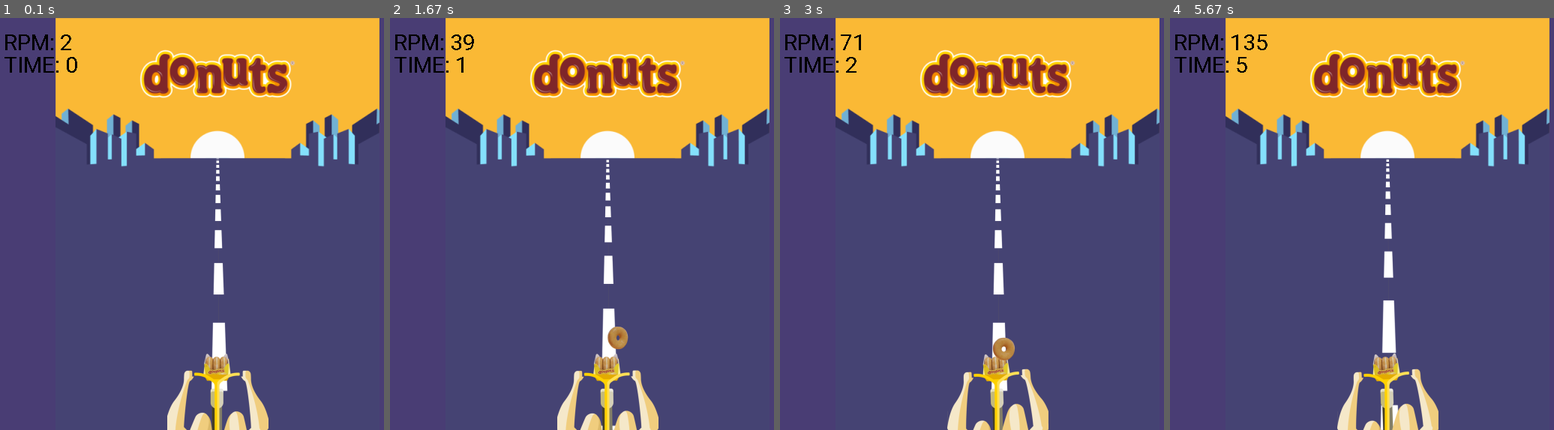
Above: before the commit, frames 1-4 (left to right).
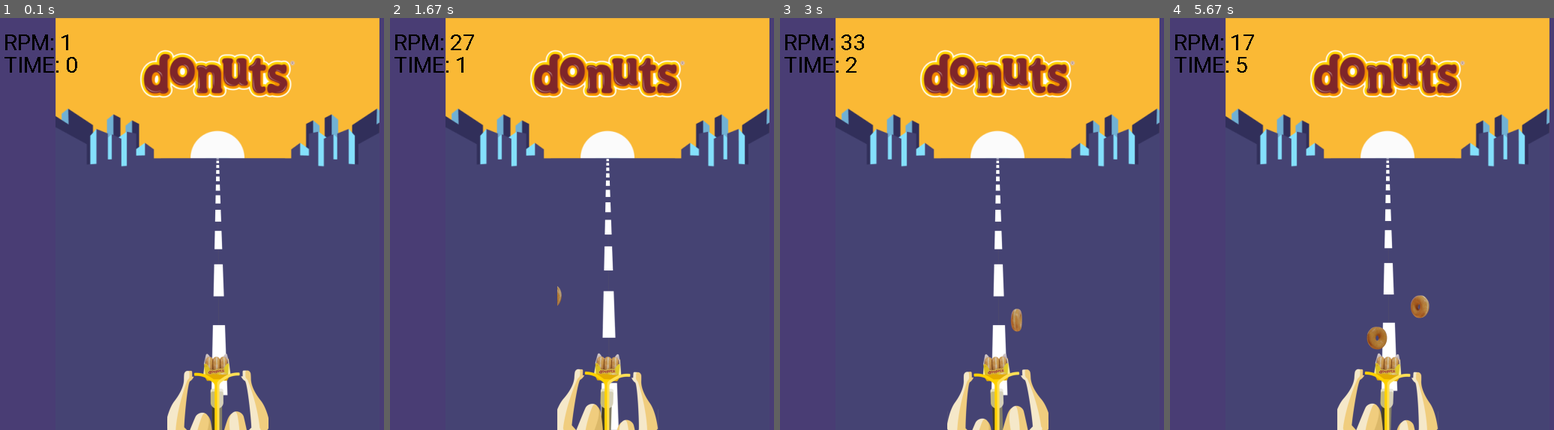
Above: after the commit, the same moments.

Repository: ibandominguez/pygame
Game: pygame game, started from game.py
The game is run twice, just before and just after one commit, with the same random seed, the same clock (stepped at 60 frames per second) and the same inputs.
Inputs:
- Up to frame 1 (0.1 s): no input
- Up to frame 2 (1.67 s): hold Up 0.33-0.8 s; hold Down 0.83-1.13 s; hold Up 1.17-1.53 s; hold Down from 1.57 s (still down)
- Up to frame 3 (3 s): release Down at 1.93 s; hold Up 1.97-2.27 s; hold Down 2.3-2.6 s; hold Up from 2.63 s (still down)
- Up to frame 4 (5.67 s): release Up at 3 s; hold Down 3.03-3.4 s; hold Up 3.43-3.73 s; hold Down 3.77-4.07 s; hold Up 4.1-4.47 s; hold Down 4.5-4.87 s; hold Up 4.9-5.2 s; hold Down 5.23-5.53 s; hold Up from 5.57 s (still down)

The runs differ from the first frame. In frame 1, 0.2% of the frame differs, in the area x 15-70%, y 4-100%; in frame 2, 2.2%; in frame 3, 0.9%; in frame 4, 2.9%, in the area x 19-70%, y 4-100%.

Commit message:
added animations

Diff:
--- a/constants.py
+++ b/constants.py
@@ -2,7 +2,7 @@
 TITLE = 'Siente la energia'
 WIDTH = 600
 HEIGHT = 550
-FPS = 24
+FPS = 60
 
 # Colors
 WHITE = (255, 255, 255)
--- a/game.py
+++ b/game.py
@@ -16,7 +16,7 @@
 monitor = pygame.display.Info()
 screen = pygame.display.set_mode((constants.WIDTH, constants.HEIGHT))
 clock = pygame.time.Clock()
-rpm = 0
+rpm = 1
 running = True
 game_controller = Controller()
 
@@ -32,13 +32,22 @@
 sprites = pygame.sprite.Group()
 sprites.add(road, bike, donuts)
 
-print(pygame.font.get_fonts())
 
 while running:
-    clock.tick(constants.FPS)
+    # clock.tick(constants.FPS)
 
-    if rpm > 200: rpm = 0
-    else: rpm += 1
+    """
+    RPM simulation
+    """
+    # if rpm > 200: rpm = 0
+    # else: rpm += 1
+
+    """
+    KeyControl
+    """
+    keys = pygame.key.get_pressed()
+    if keys[pygame.K_UP] and rpm < 100: rpm += 1
+    if keys[pygame.K_DOWN] and rpm > 0: rpm -= 1
 
     """
     Game Logic, based on timing and playing
@@ -59,12 +68,12 @@
     road.set_animation_speed(int(rpm))
     bike.set_animation_speed(int(rpm))
 
-    sprites.update()
     screen.fill((73, 61, 116))
     screen.blit(background, ((constants.WIDTH / 2) - 216, 0))
     screen.blit(debug_text.render("RPM: {}".format(rpm), False, (0, 0, 0)), (15, 15))
     screen.blit(debug_text.render("TIME: {}".format(game_controller.get_time()), False, (0, 0, 0)), (15, 45))
 
+    sprites.update()
     sprites.draw(screen)
     pygame.display.flip()
 
--- a/sprite.py
+++ b/sprite.py
@@ -10,12 +10,17 @@
         self.image = pygame.transform.scale(self.sheet, (width, height))
         self.rect = self.image.get_rect()
         self.rect.centerx = x  # center of rectangle
-        self.rect.bottom = y  #pixels up from the bottom
+        self.rect.bottom = y  # pixels up from the bottom
         self.animation = []
-        self.start_frame = time.time()
         self.total_frames = frames_count
-        self.frames_per_second = 10
+        self.time_ref = time.time()
+        self.milis_counter = 0
+        self.current_animation_index = 0
+        self.frames_per_second = 100
         self.setup_animations(width, height)
+
+    def get_milis(self):
+        return time.time() * 1000
 
     def set_animation_speed(self, speed):
         self.frames_per_second = speed
@@ -32,5 +37,16 @@
         return image
 
     def update(self):
-        animation_index = int((time.time() - self.start_frame) * self.frames_per_second % self.total_frames)
-        self.image = self.animation[animation_index]
+        if self.frames_per_second == 0:
+            self.image = self.animation[0]
+            return
+
+        if self.milis_counter > (1000 / self.frames_per_second):
+            if self.current_animation_index >= len(self.animation) - 1: self.current_animation_index = 0
+            else: self.current_animation_index += 1
+            self.milis_counter = 0
+        else:
+            self.milis_counter += self.get_milis() - self.time_ref
+
+        self.time_ref = self.get_milis()
+        self.image = self.animation[self.current_animation_index]
